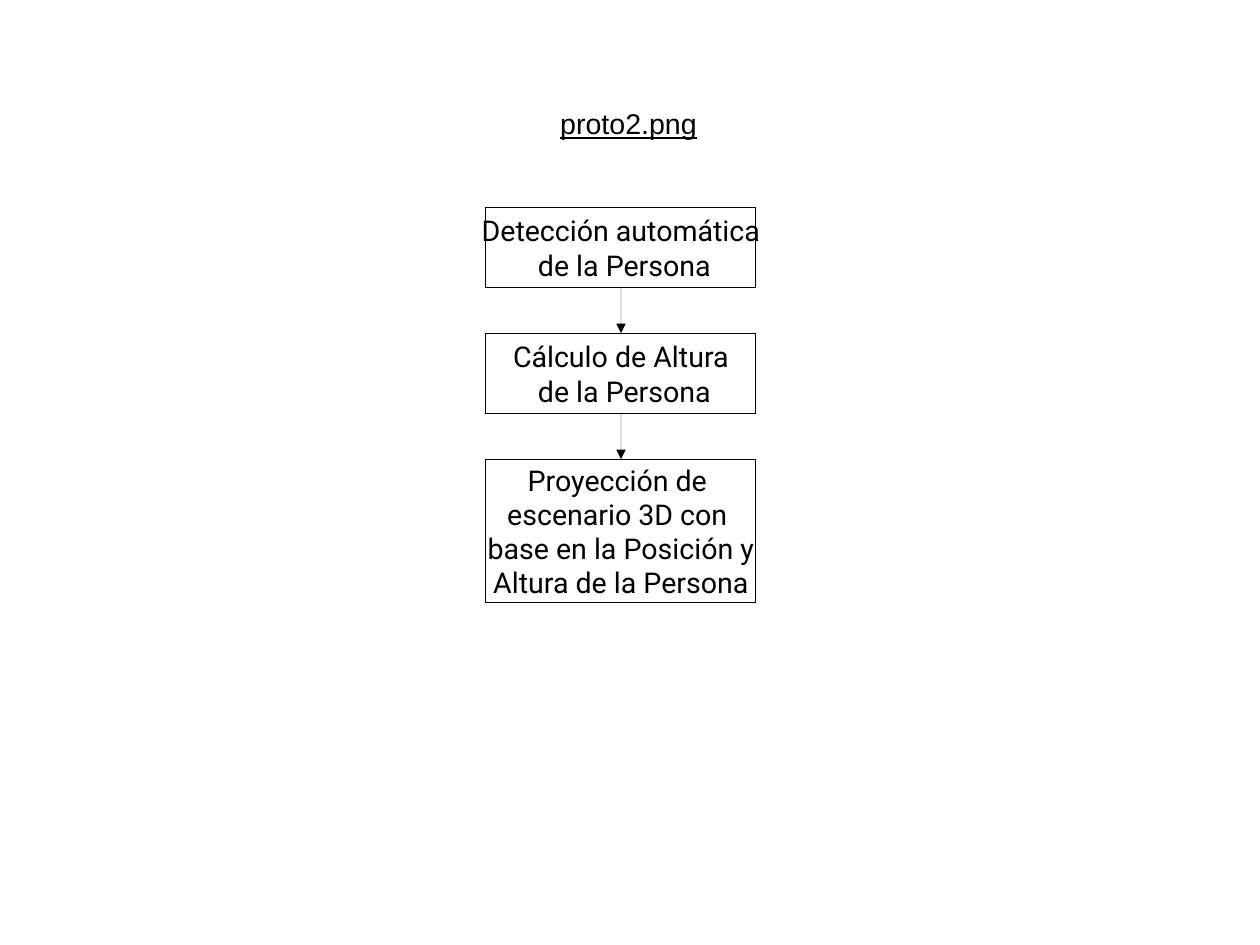
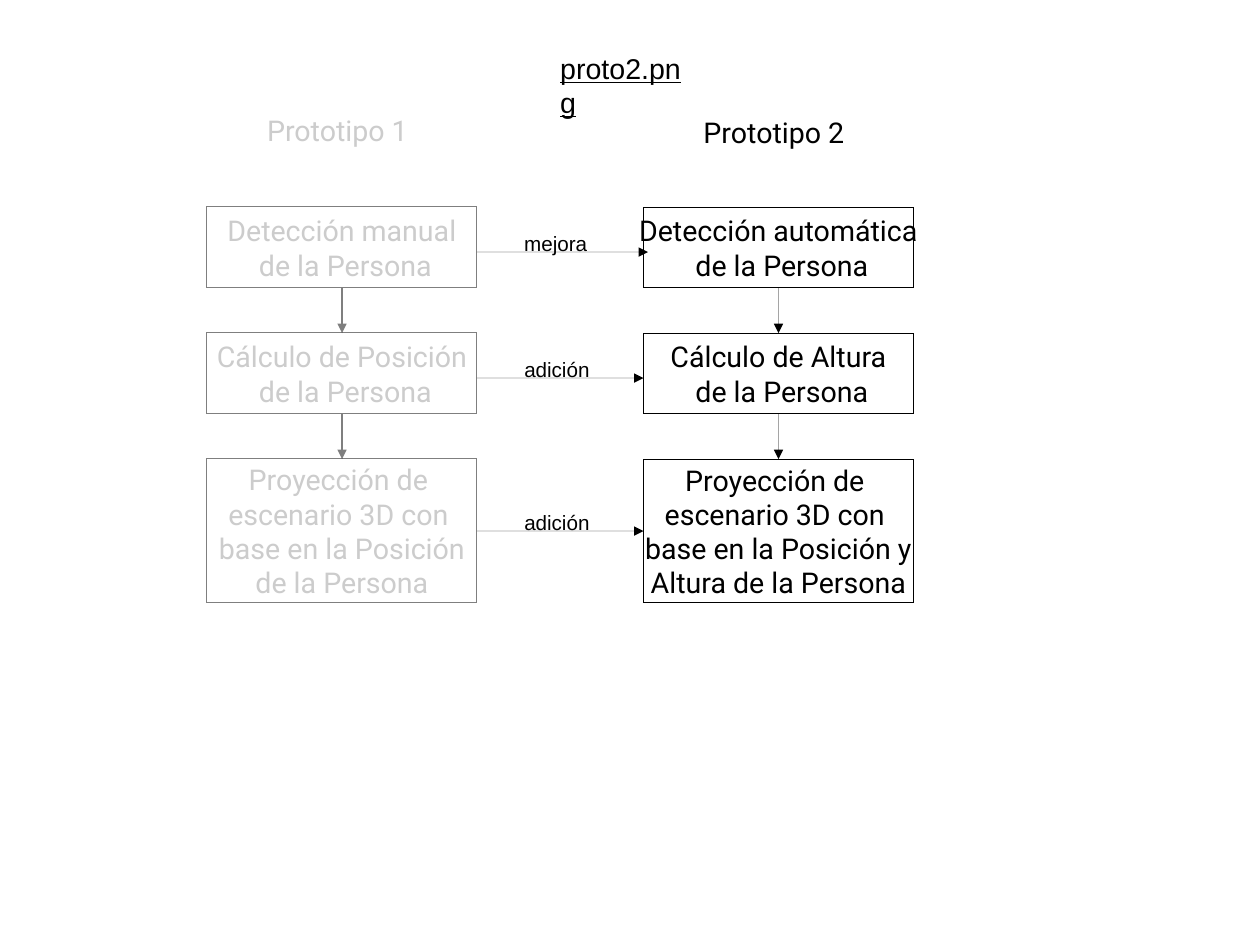
Before and after one commit to yadyguitar/Tesis, a slide deck: slide 7 of documentación/tesis/Diagramas.odp. Drawn at 1260x945 pixels with LibreOffice and Linux fonts; fonts in the diff are those of the drawing. Boxes give left, top, right and bottom in pixels: in the first picture for what was removed or moved away, otherwise in the second. Text is boxed around its words. In the diff, an @@ line names an element or a change of style, - is before the commit and + after.

```diff
--- a/documentación/tesis/Diagramas.odp
+++ b/documentación/tesis/Diagramas.odp
@@ text "proto2.png" rewrapped from [560, 114, 697, 140] to [560, 59, 681, 84] @@
@@ text added at [267, 121, 408, 147], 18 pt, text #CCCCCC @@
+Prototipo 1
@@ text added at [703, 122, 844, 149], 18 pt, text #000000 @@
+Prototipo 2
@@ text added at [524, 236, 587, 256], 13 pt, text #000000 @@
+mejora
@@ arrow added from (477, 252) to (648, 252), #000000 0 pt @@
@@ 3 rectangles, 2 arrows: place and size @@
-3 rectangles, 2 arrows at [486, 207, 756, 604]
+3 rectangles, 2 arrows at [644, 207, 914, 604]
@@ arrow added from (477, 378) to (644, 378), #000000 0 pt @@
@@ text added at [524, 361, 589, 378], 13 pt, text #000000 @@
+adición
@@ group added at [207, 207, 477, 604]: 3 rectangles, 2 arrows @@
+Detección manual
+de la Persona
+Cálculo de Posición
+de la Persona
+Proyección de
+escenario 3D con
+base en la Posición
+de la Persona
@@ arrow added from (477, 532) to (644, 532), #000000 0 pt @@
@@ text added at [524, 514, 589, 531], 13 pt, text #000000 @@
+adición
```
Also in this commit, not shown: 13 other files.
